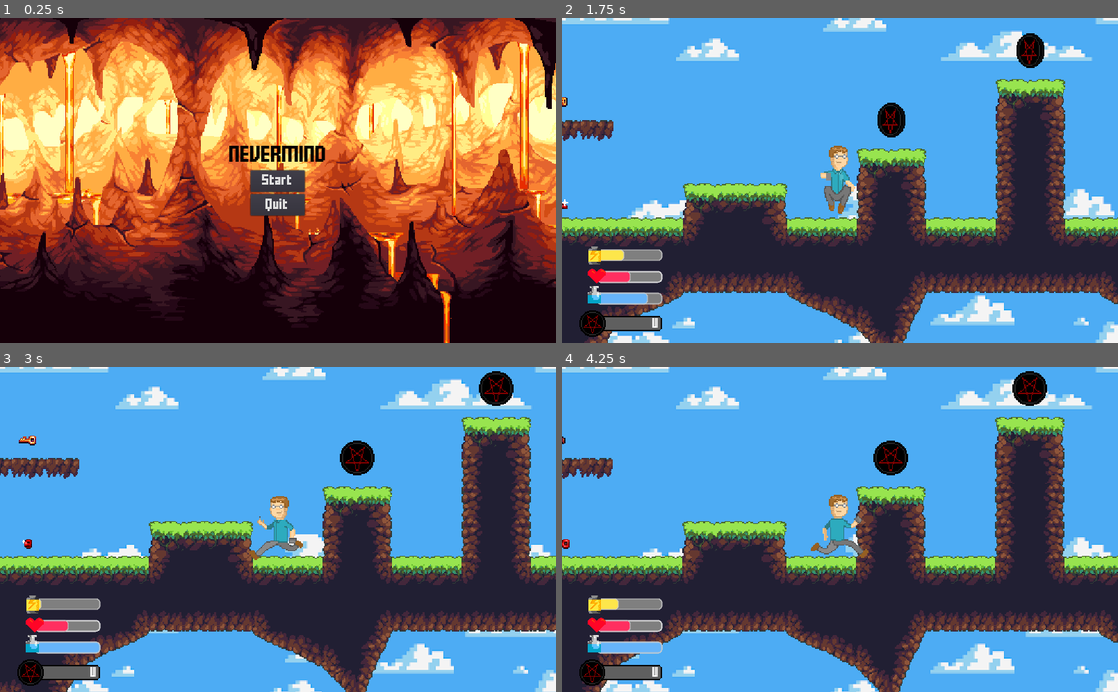
Above: before the commit, frames 1-4 (two rows, left to right).
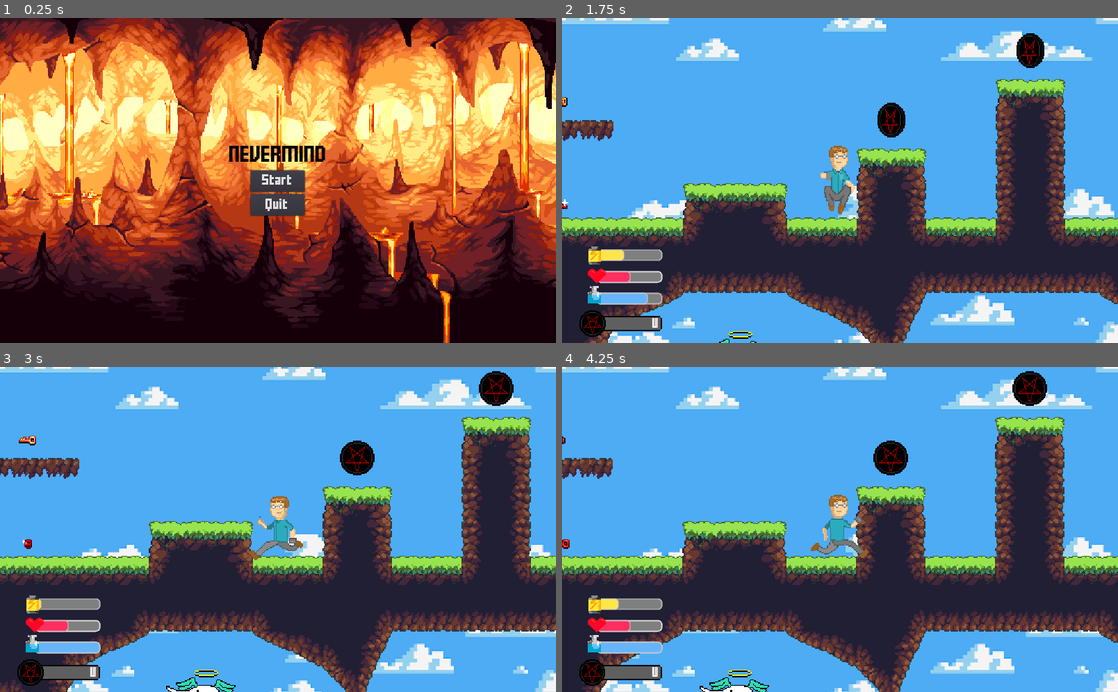
Above: after the commit, the same moments.

Repository: davida326/Nevermind
Game: Godot game, scene res://scenes/start_menu.tscn
Same seed, same stepped clock (60 frames per second), same inputs: the game is played once before the commit and once after it.
Inputs (mouse positions are in pixels of both pictures, inside the frame that each line leads up to):
- Up to frame 1 (0.25 s): no input
- Up to frame 2 (1.75 s): click "Start" at 0.5 s; move the mouse to (962, 164) at 1.27 s; hold D (ui_right) from 1.28 s (still down); tap Space (ui_accept) at 1.52 s
- Up to frame 3 (3 s): move the mouse to (166, 545) at 2.02 s; tap Space (ui_accept) at 2.27 s; move the mouse to (333, 458) at 2.77 s; release D (ui_right) at 2.78 s; hold A (ui_left) from 2.78 s (still down)
- Up to frame 4 (4.25 s): move the mouse to (812, 594) at 3.52 s; release A (ui_left) at 3.53 s; hold D (ui_right) from 3.53 s (still down); tap Space (ui_accept) at 3.77 s

The runs differ from the first frame. In frame 1, 1.3% of the frame differs, in the area x 0-100%, y 8-100%; in frame 2, less than 0.1%; in frame 3, 0.4%; in frame 4, 0.4%.

Commit message:
Added a basic enemy

Diff:
--- /dev/null
+++ b/scenes/bullet.tscn
@@ -0,0 +1,30 @@
+[gd_scene load_steps=4 format=2]
+
+[ext_resource path="res://textures/enemy/bullet.png" type="Texture" id=1]
+[ext_resource path="res://scripts/bullet.gd" type="Script" id=2]
+
+[sub_resource type="CircleShape2D" id=1]
+radius = 8.0
+
+[node name="bullet" type="RigidBody2D"]
+collision_layer = 32
+collision_mask = 3
+script = ExtResource( 2 )
+
+[node name="Sprite" type="Sprite" parent="."]
+texture = ExtResource( 1 )
+
+[node name="CollisionShape2D" type="CollisionShape2D" parent="."]
+shape = SubResource( 1 )
+
+[node name="Area2D" type="Area2D" parent="."]
+collision_mask = 5
+
+[node name="CollisionShape2D2" type="CollisionShape2D" parent="Area2D"]
+shape = SubResource( 1 )
+
+[node name="Lifetime" type="Timer" parent="."]
+wait_time = 3.0
+one_shot = true
+[connection signal="body_entered" from="Area2D" to="." method="_on_Area2D_body_entered"]
+[connection signal="timeout" from="Lifetime" to="." method="_on_Lifetime_timeout"]
--- /dev/null
+++ b/scenes/enemy.tscn
@@ -0,0 +1,75 @@
+[gd_scene load_steps=8 format=2]
+
+[ext_resource path="res://textures/enemy/thugnon.png" type="Texture" id=1]
+[ext_resource path="res://scripts/enemy.gd" type="Script" id=2]
+
+[sub_resource type="SpriteFrames" id=1]
+animations = [ {
+"frames": [ ExtResource( 1 ) ],
+"loop": true,
+"name": "default",
+"speed": 5.0
+} ]
+
+[sub_resource type="RectangleShape2D" id=2]
+extents = Vector2( 16, 31 )
+
+[sub_resource type="RectangleShape2D" id=3]
+extents = Vector2( 8, 8 )
+
+[sub_resource type="RectangleShape2D" id=4]
+extents = Vector2( 17, 10 )
+
+[sub_resource type="ConvexPolygonShape2D" id=5]
+points = PoolVector2Array( 240, 44, 240, -44, 0, 0 )
+
+[node name="enemy" type="Node2D"]
+
+[node name="enemy" type="KinematicBody2D" parent="."]
+position = Vector2( 16, 32 )
+collision_layer = 32
+collision_mask = 0
+script = ExtResource( 2 )
+
+[node name="AnimatedSprite" type="AnimatedSprite" parent="enemy"]
+frames = SubResource( 1 )
+
+[node name="CollisionShape2D" type="CollisionShape2D" parent="enemy"]
+position = Vector2( 0, 1 )
+shape = SubResource( 2 )
+
+[node name="right" type="Area2D" parent="enemy"]
+position = Vector2( 24, 40 )
+collision_mask = 3
+
+[node name="CollisionShape2D" type="CollisionShape2D" parent="enemy/right"]
+shape = SubResource( 3 )
+
+[node name="left" type="Area2D" parent="enemy"]
+position = Vector2( -24, 40 )
+collision_mask = 3
+
+[node name="CollisionShape2D" type="CollisionShape2D" parent="enemy/left"]
+shape = SubResource( 3 )
+
+[node name="wall" type="Area2D" parent="enemy"]
+
+[node name="CollisionShape2D" type="CollisionShape2D" parent="enemy/wall"]
+shape = SubResource( 4 )
+
+[node name="vision" type="Area2D" parent="enemy"]
+
+[node name="CollisionShape2D" type="CollisionShape2D" parent="enemy/vision"]
+position = Vector2( 0, -20 )
+shape = SubResource( 5 )
+
+[node name="Gun" type="Position2D" parent="enemy"]
+
+[node name="reload" type="Timer" parent="enemy"]
+one_shot = true
+[connection signal="body_exited" from="enemy/right" to="enemy" method="_on_right_body_exited"]
+[connection signal="body_exited" from="enemy/left" to="enemy" method="_on_left_body_exited"]
+[connection signal="body_entered" from="enemy/wall" to="enemy" method="_on_wall_body_entered"]
+[connection signal="body_entered" from="enemy/vision" to="enemy" method="_on_vision_body_entered"]
+[connection signal="body_exited" from="enemy/vision" to="enemy" method="_on_vision_body_exited"]
+[connection signal="timeout" from="enemy/reload" to="enemy" method="_on_reload_timeout"]
--- a/scenes/programmer.tscn
+++ b/scenes/programmer.tscn
@@ -37,24 +37,24 @@
 "name": "idle",
 "speed": 5.0
 }, {
+"frames": [ ExtResource( 13 ) ],
+"loop": true,
+"name": "crouch",
+"speed": 5.0
+}, {
 "frames": [ ExtResource( 10 ) ],
 "loop": true,
 "name": "dash",
 "speed": 5.0
 }, {
-"frames": [ ExtResource( 13 ) ],
+"frames": [ ExtResource( 1 ), ExtResource( 7 ), ExtResource( 4 ), ExtResource( 5 ), ExtResource( 6 ), ExtResource( 8 ) ],
 "loop": true,
-"name": "crouch",
-"speed": 5.0
+"name": "run",
+"speed": 7.0
 }, {
 "frames": [ ExtResource( 9 ), ExtResource( 14 ), ExtResource( 16 ), ExtResource( 15 ), ExtResource( 17 ) ],
 "loop": false,
 "name": "fall",
-"speed": 7.0
-}, {
-"frames": [ ExtResource( 1 ), ExtResource( 7 ), ExtResource( 4 ), ExtResource( 5 ), ExtResource( 6 ), ExtResource( 8 ) ],
-"loop": true,
-"name": "run",
 "speed": 7.0
 }, {
 "frames": [ ExtResource( 12 ) ],
@@ -64,6 +64,8 @@
 } ]
 
 [sub_resource type="CapsuleShape2D" id=2]
+
+[sub_resource type="CapsuleShape2D" id=3]
 
 [node name="programmer" type="Node2D"]
 __meta__ = {
@@ -145,7 +147,7 @@
 
 [node name="CollisionShape2D2" type="CollisionShape2D" parent="programmer/Area2D"]
 scale = Vector2( 1.5, 1.5 )
-shape = SubResource( 2 )
+shape = SubResource( 3 )
 
 [node name="stamina_regen" type="Timer" parent="programmer"]
 one_shot = true
--- a/scenes/start_menu.tscn
+++ b/scenes/start_menu.tscn
@@ -95,7 +95,7 @@
 position = Vector2( -316, 0 )
 scale = Vector2( 2, 2 )
 frames = SubResource( 4 )
-frame = 3
+frame = 5
 playing = true
 centered = false
 [connection signal="pressed" from="CenterContainer/VBoxContainer/CenterContainer/Start" to="." method="_on_Start_pressed"]
--- a/scenes/world.tscn
+++ b/scenes/world.tscn
@@ -13,6 +13,7 @@
 [ext_resource path="res://scenes/r_chest.tscn" type="PackedScene" id=11]
 [ext_resource path="res://scenes/b_chest.tscn" type="PackedScene" id=12]
 [ext_resource path="res://scenes/door.tscn" type="PackedScene" id=13]
+[ext_resource path="res://scenes/enemy.tscn" type="PackedScene" id=14]
 
 [node name="world" type="Node"]
 
@@ -30,7 +31,7 @@
 position = Vector2( 16, -272 )
 
 [node name="Berd" parent="." instance=ExtResource( 5 )]
-position = Vector2( 96, 184 )
+position = Vector2( 688, 416 )
 
 [node name="coin" parent="." instance=ExtResource( 4 )]
 position = Vector2( 832, 192 )
@@ -73,10 +74,13 @@
 position = Vector2( 800, 512 )
 
 [node name="Position2D" type="Position2D" parent="door"]
-position = Vector2( -592, -352 )
+position = Vector2( -640, -704 )
 
 [node name="door2" parent="." instance=ExtResource( 13 )]
-position = Vector2( 208, 160 )
+position = Vector2( 160, -192 )
 
 [node name="Position2D" type="Position2D" parent="door2"]
-position = Vector2( 592, 352 )
+position = Vector2( 640, 704 )
+
+[node name="enemy" parent="." instance=ExtResource( 14 )]
+position = Vector2( 16, 160 )
--- /dev/null
+++ b/scripts/bullet.gd
@@ -0,0 +1,16 @@
+extends RigidBody2D
+
+var speed = 800
+
+func _ready():
+	global_position = get_parent().get_node("enemy").get_node("Gun").global_position
+	apply_impulse(Vector2(), Vector2(speed, 0).rotated(rotation))
+	$Lifetime.start()
+
+func _on_Lifetime_timeout():
+	queue_free()
+
+func _on_Area2D_body_entered(body):
+	if body.get_name() == "programmer":
+		body.damage(1)
+		queue_free()
--- /dev/null
+++ b/scripts/enemy.gd
@@ -0,0 +1,60 @@
+extends KinematicBody2D
+
+const UP = Vector2(0, -1)
+const BULLET = preload("res://scenes/bullet.tscn")
+
+var motion = Vector2(100, 0)
+var facing = false #right = false, left = true
+var gun_ready = true
+var stop = false
+var player = null
+
+func fire(body):
+	var bullet = BULLET.instance()
+	get_parent().call_deferred("add_child", bullet)
+	bullet.global_rotation = get_angle_to(body.global_position)
+	gun_ready = false
+	$reload.start()
+
+func turn():
+	facing = not facing
+	motion.x = -motion.x
+	$vision/CollisionShape2D.rotation_degrees += 180
+	$AnimatedSprite.flip_h = not $AnimatedSprite.flip_h
+
+# warning-ignore:unused_argument
+func _physics_process(delta):
+	if not stop:
+		motion = move_and_slide(motion, UP)
+	elif gun_ready:
+		fire(player)
+
+#don't fall down
+func _on_right_body_exited(body):
+	if body.get_name() == "TileMap":
+		if not facing:
+			turn()
+
+#don't fall down
+func _on_left_body_exited(body):
+	if body.get_name() == "TileMap":
+		if facing:
+			turn()
+
+#wall turn back
+func _on_wall_body_entered(body):
+	if body.get_name() == "TileMap":
+		turn()
+
+func _on_reload_timeout():
+	gun_ready = true
+
+func _on_vision_body_entered(body):
+	if body.get_name() == "programmer":
+		stop = true
+		player = body
+
+func _on_vision_body_exited(body):
+	if body.get_name() == "programmer":
+		stop = false
+		player = null
--- a/scripts/programmer.gd
+++ b/scripts/programmer.gd
@@ -37,6 +37,9 @@
 
 func key_use(color):
 	$Camera2D/key_bar.get_node(color).visible = false
+
+func damage(value):
+	$Camera2D/Health/ProgressBar.value -= value
 
 # warning-ignore:unused_argument
 func _physics_process(delta):
Not shown: 1 places in scenes/programmer.tscn that only renumber resources
Not shown: 1 places in scenes/world.tscn that only renumber resources
Binary file added: textures/enemy/bullet.png
Not shown, added: textures/enemy/bullet.png.import
Binary file added: textures/enemy/thugnon.png
Not shown, added: textures/enemy/thugnon.png.import
